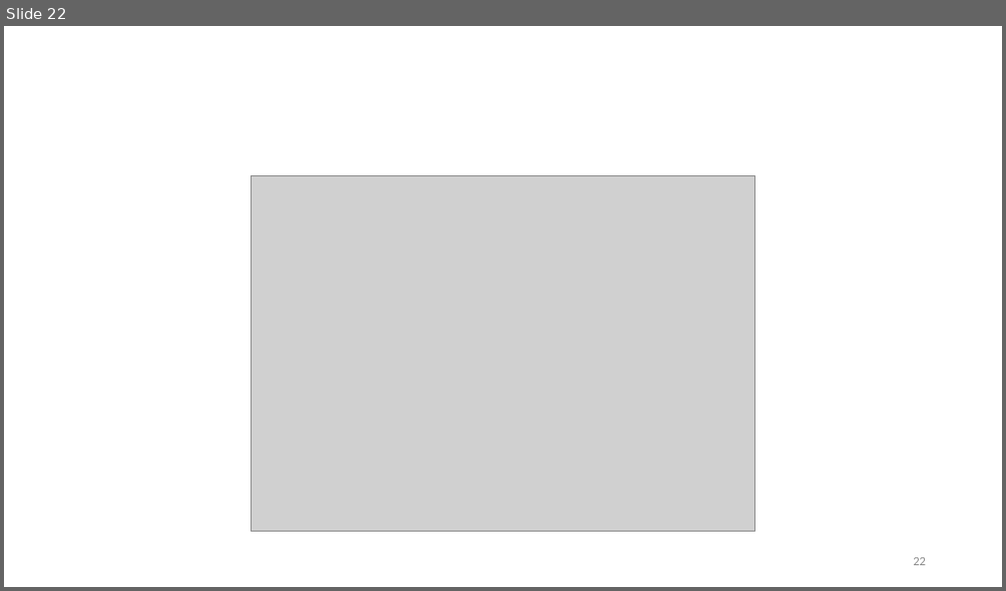
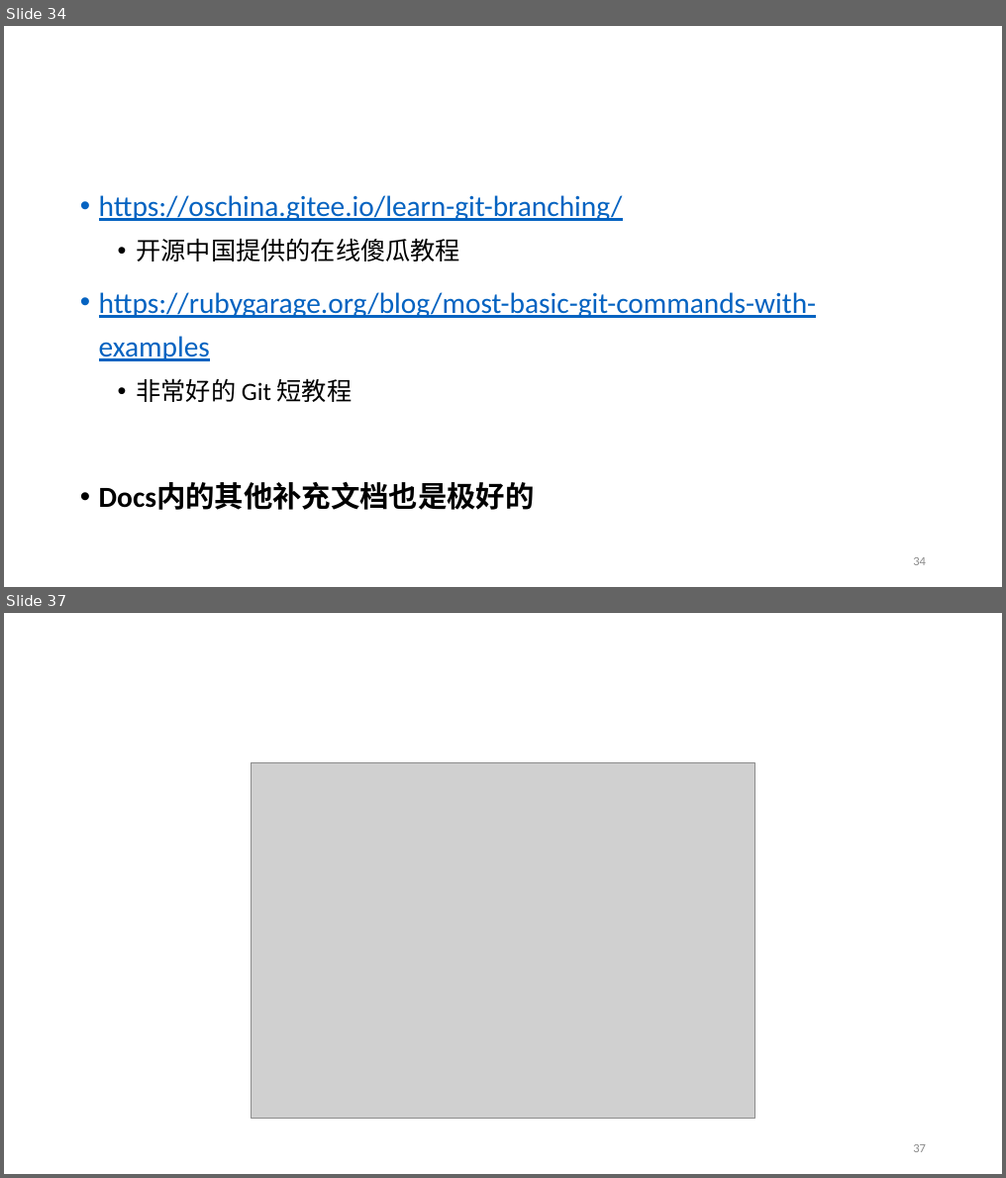
Before and after one commit to fantasysee/Git4Beginners_ICAIS, a slide deck: Git_Tutorial_ICAIS.pptx. Shown one above the other, each under a label of ours: slide 22 before the commit, slides 34 and 37 after it; the slides between them are not shown. The pictures are 1006x591 and 1006x1178 pixels, drawn with LibreOffice and Linux fonts; fonts in the diff are those of the drawing; grey boxes stand for pictures; background and template pictures are left out. Boxes give left, top, right and bottom in pixels: in the first picture for what was removed or moved away, otherwise in the second. Text is boxed around its words. In the diff, an @@ line names an element or a change of style, - is before the commit and + after.

```diff
--- a/Git_Tutorial_ICAIS.pptx
+++ b/Git_Tutorial_ICAIS.pptx
@@ slide 34 added at [4,26,1002,587], background #FFFFFF @@
@@ title added at [291,48,762,82], 44 pt, text #FFFFFF, bold @@
+Resources
@@ text added at [99,195,816,510], 28 pt, text #0563C1, underline @@
+• https://oschina.gitee.io/learn-git-branching/
+  • 开源中国提供的在线傻瓜教程
+• https://rubygarage.org/blog/most-basic-git-commands-with-examples
+  • 非常好的 Git 短教程
+• Docs内的其他补充文档也是极好的
@@ page number added at [913,558,926,566], 12 pt, text #8C8C8C @@
+34
@@ what was slide 22 is now slide 37 @@
@@ page number at [913,1145,926,1153]: text changed @@
-22
+37
```
Also in this commit, not shown: 7 slides changed, 14 other slides added, 6 other files.
